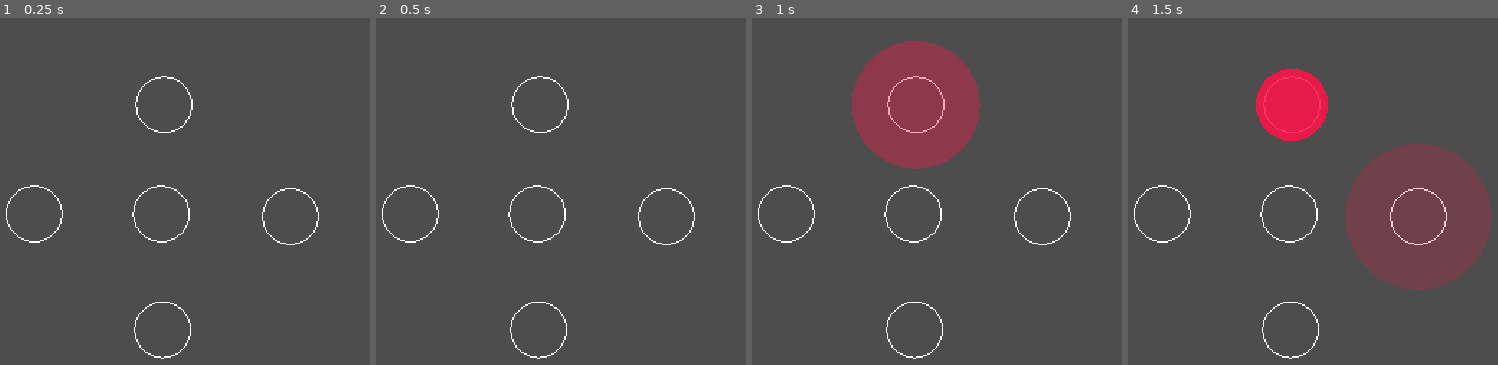
Above: before the commit, frames 1-4 (left to right).
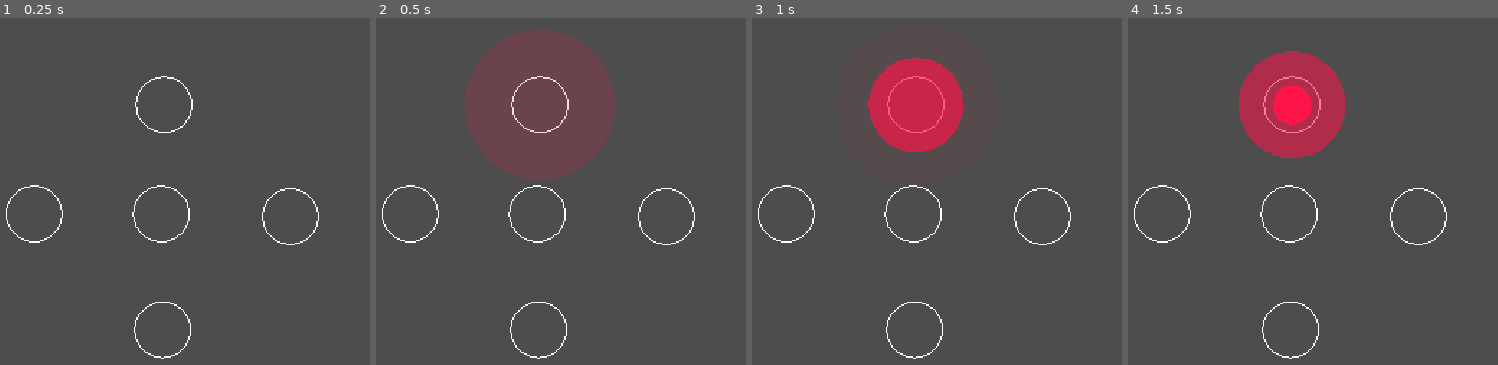
Above: after the commit, the same moments.

Repository: orfnyc/PirateGame
Game: Godot game, scene res://Scenes/CombatScene.tscn
Two runs of this game, one before a commit and one after it. Both use one fixed random seed, a clock stepped at 60 frames per second and the inputs below. Sound files missing from this copy of the repository are replaced by a short silence.
Inputs (mouse positions are in pixels of both pictures, inside the frame that each line leads up to):
- Up to frame 1 (0.25 s): no input
- Up to frame 2 (0.5 s): no input
- Up to frame 3 (1 s): move the mouse to (1099, 194) at 0.52 s; click (1099, 194) at 0.67 s
- Up to frame 4 (1.5 s): move the mouse to (1139, 240) at 1.27 s; click (1139, 240) at 1.42 s

Frame 1 is identical in both runs. In frame 2, 14% of the frame differs, in the area x 24-65%, y 3-47%; in frame 3, 10%; in frame 4, 19%, in the area x 30-99%, y 9-79%.

Commit message:
Leave Her Johnny Actually Fixed and Working

Diff:
--- a/Scenes/CombatScene.gd
+++ b/Scenes/CombatScene.gd
@@ -19,7 +19,7 @@
 func _ready() -> void:
 	# generate song from clip graph
 	# collect notes from song into array
-	load_text_file("res://Assets/MapFiles/Drunken-Sailor-Test.txt")
+	load_text_file("res://Assets/MapFiles/Leave-Her-Johnny.txt")
 	conductor.play_with_beat_offset(2)
 
 func load_text_file(file_path: String):
--- a/Scenes/CombatScene.tscn
+++ b/Scenes/CombatScene.tscn
@@ -1,7 +1,7 @@
 [gd_scene format=3 uid="uid://cdsl7fyqpk3t0"]
 
 [ext_resource type="Script" uid="uid://cacc63xt0y3lk" path="res://Scenes/CombatScene.gd" id="1_2mqg5"]
-[ext_resource type="AudioStream" uid="uid://m3cy288ucxeu" path="res://Assets/Songs/Drunken-Sailor-Test.mp3" id="3_sygbj"]
+[ext_resource type="AudioStream" uid="uid://bvbnyav2kpyhn" path="res://Assets/Songs/Leave-Her-Johnny.mp3" id="3_sygbj"]
 [ext_resource type="PackedScene" uid="uid://2g3a30yucngk" path="res://Scenes/Conductor.tscn" id="4_eel7g"]
 
 [node name="CombatScene" type="Node2D" unique_id=946611104]
Not shown, changed: Assets/MapFiles/Leave-Her-Johnny.txt
Not shown, added: Assets/MapFiles/Leave-Her-Johnny.txt6229184031.tmp
Not shown, added: Assets/MapFiles/Leave-Her-Johnny.txt6263455351.tmp
Not shown, changed: Assets/Songs/Leave-Her-Johnny.mp3
